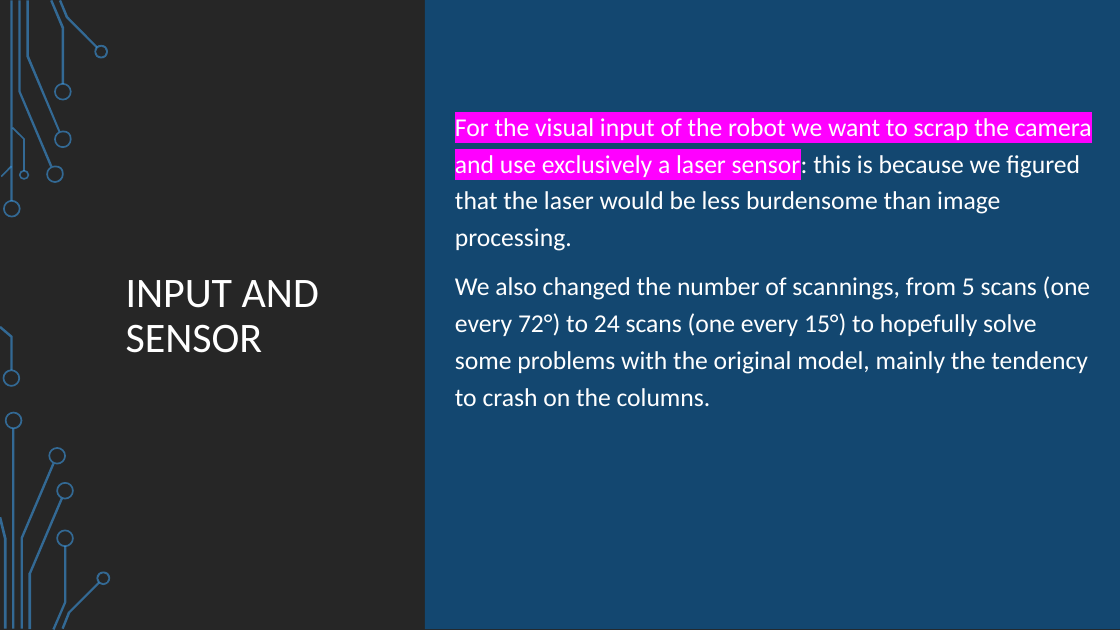
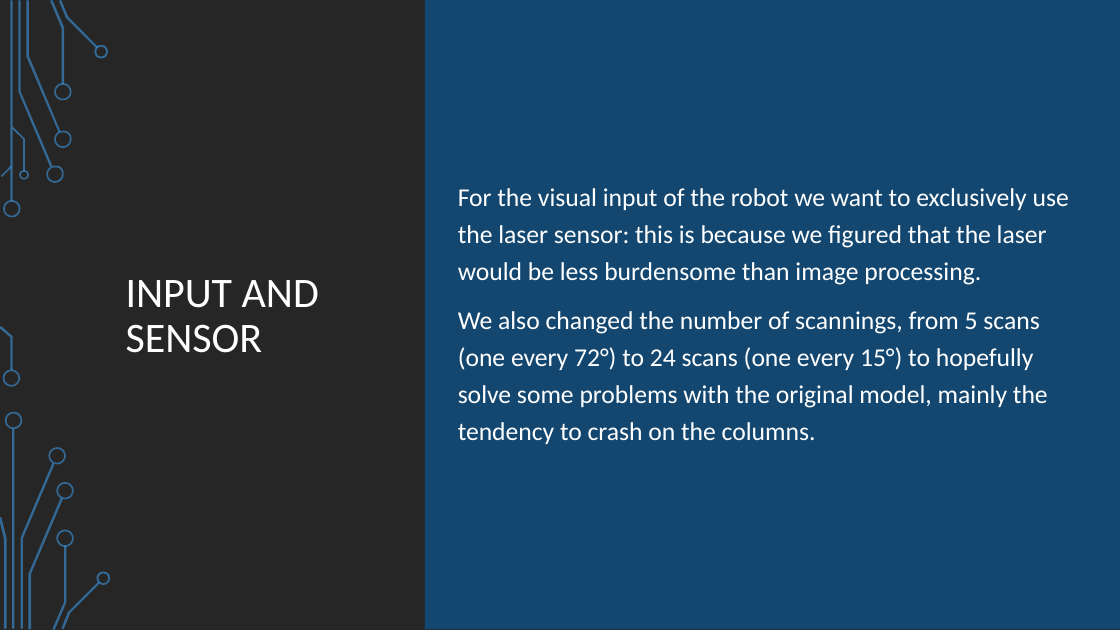
Before and after one commit to SSimuzzz/MobileRobotNavigation, a slide deck: slide 4 of Mini-Project/GroupK.pptx. Drawn at 1120x630 pixels with LibreOffice and Linux fonts; fonts in the diff are those of the drawing; background and template pictures are left out. Boxes give left, top, right and bottom in pixels: in the first picture for what was removed or moved away, otherwise in the second. Text is boxed around its words. In the diff, an @@ line names an element or a change of style, - is before the commit and + after.

```diff
--- a/Mini-Project/GroupK.pptx
+++ b/Mini-Project/GroupK.pptx
@@ text "For the visual input of ...": place and size @@
-text "For the visual input of ..." at [455, 118, 1092, 406]
+text "For the visual input of ..." at [458, 188, 1069, 444]
@@ text at [458, 188, 1069, 285]: text changed @@
-For the visual input of the robot we want to scrap the camera and use exclusively a laser sensor: this is because we figured that the laser would be less burdensome than image processing.
+For the visual input of the robot we want to exclusively use the laser sensor: this is because we figured that the laser would be less burdensome than image processing.
```
Also in this commit, not shown: 5 other slides changed.
